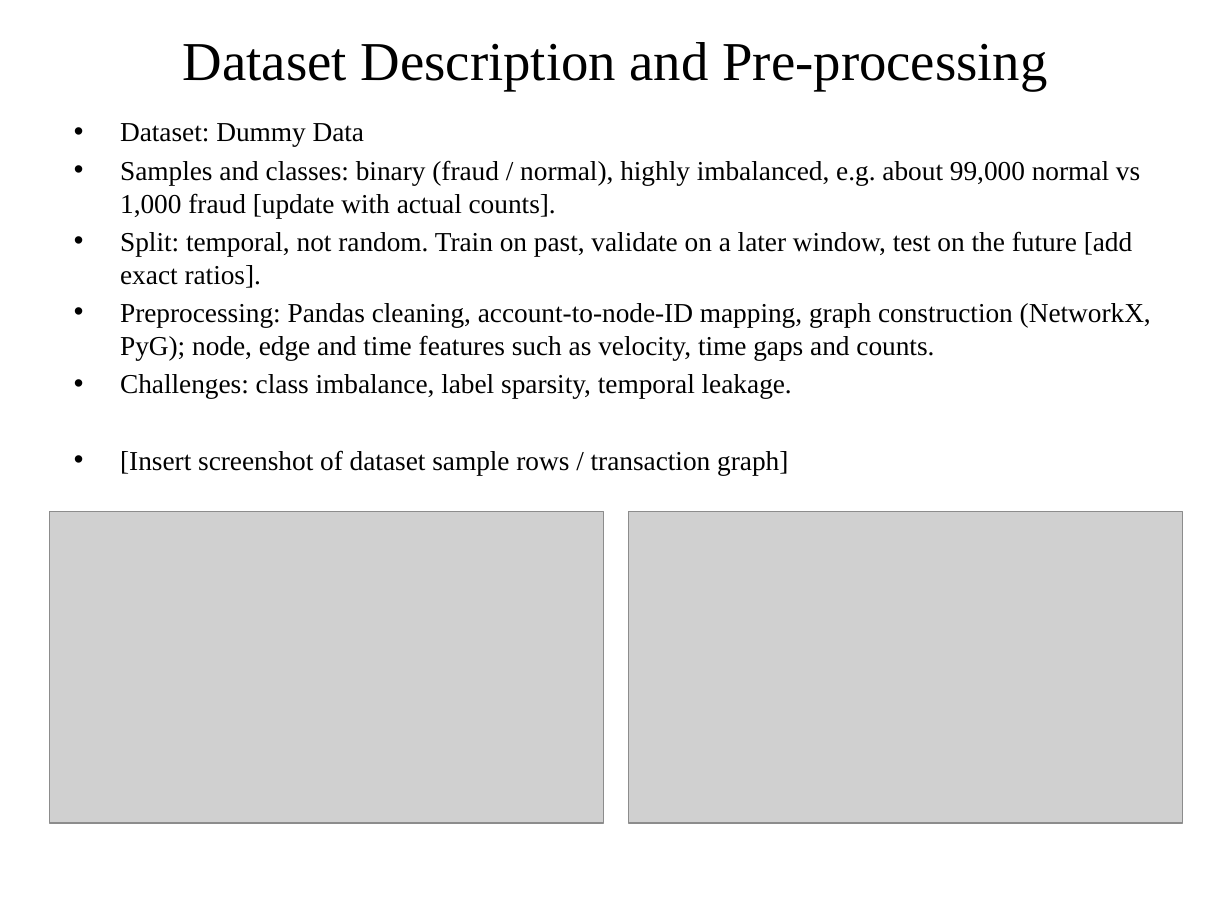
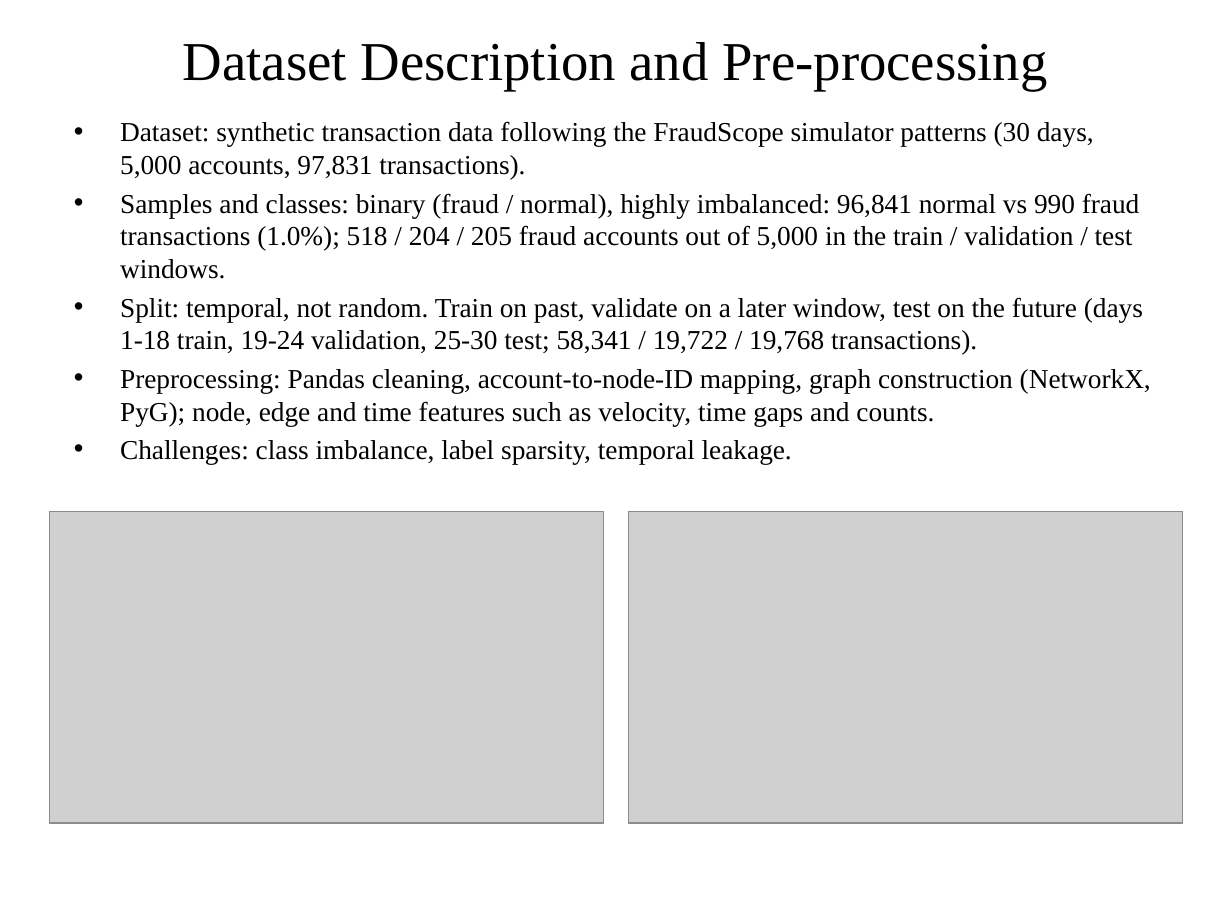
Before and after one commit to ImGhost7/Fraudscope, a slide deck: slide 8 of FraudScope_DL_Project_Implementation.pptx. Drawn at 1232x924 pixels with LibreOffice and Linux fonts; fonts in the diff are those of the drawing; grey boxes stand for pictures. Boxes give left, top, right and bottom in pixels: in the first picture for what was removed or moved away, otherwise in the second. Text is boxed around its words. In the diff, an @@ line names an element or a change of style, - is before the commit and + after.

```diff
--- a/FraudScope_DL_Project_Implementation.pptx
+++ b/FraudScope_DL_Project_Implementation.pptx
@@ text at box(120, 121, 1143, 354): text changed @@
-• Dataset: Dummy Data
-• Samples and classes: binary (fraud / normal), highly imbalanced, e.g. about 99,000 normal vs 1,000 fraud [update with actual counts].
-• Split: temporal, not random. Train on past, validate on a later window, test on the future [add exact ratios].
+• Dataset: synthetic transaction data following the FraudScope simulator patterns (30 days, 5,000 accounts, 97,831 transactions).
+• Samples and classes: binary (fraud / normal), highly imbalanced: 96,841 normal vs 990 fraud transactions (1.0%); 518 / 204 / 205 fraud accounts out of 5,000 in the train / validation / test windows.
+• Split: temporal, not random. Train on past, validate on a later window, test on the future (days 1-18 train, 19-24 validation, 25-30 test; 58,341 / 19,722 / 19,768 transactions).
@@ text at box(120, 450, 788, 475): paragraph removed @@
-• [Insert screenshot of dataset sample rows / transaction graph]
```
Also in this commit, not shown: 9 other slides changed, 1 slide added, 20 other files.
